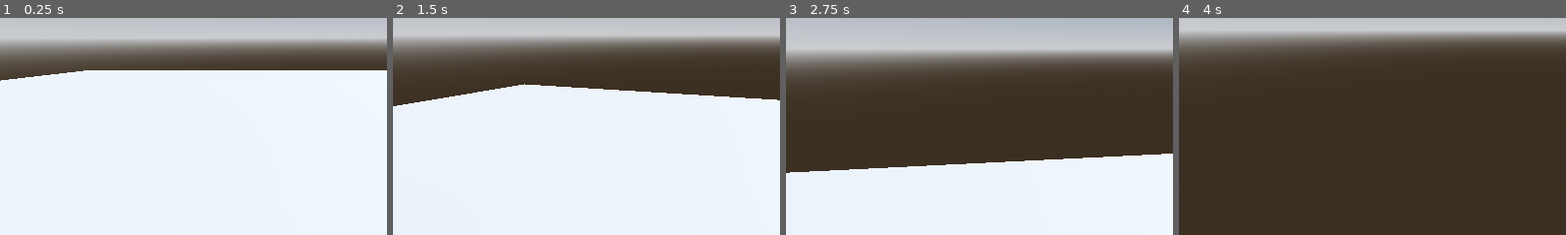
Above: before the commit, frames 1-4 (left to right).
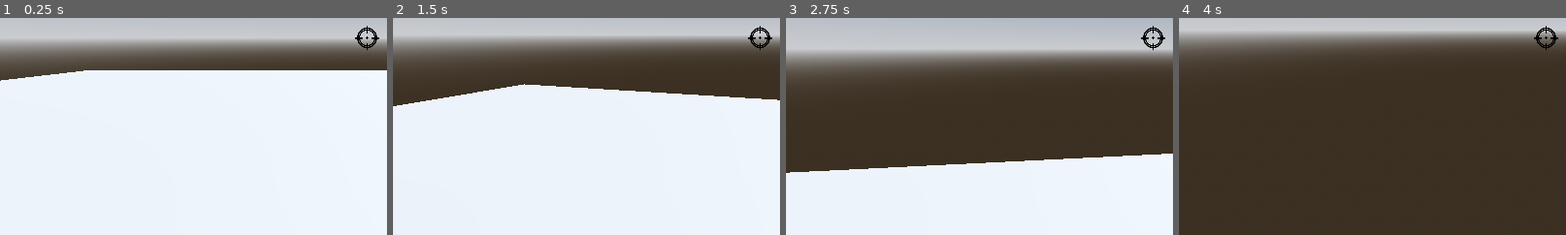
Above: after the commit, the same moments.

Repository: dalton-f/bloodsport
Game: Godot game, scene res://Entities/World/World.tscn
Two runs of this game, one before a commit and one after it. Both use one fixed random seed, a clock stepped at 60 frames per second and the inputs below.
Inputs (mouse positions are % of the whole screen's width and height, from its top left):
- Up to frame 1 (0.25 s): no input
- Up to frame 2 (1.5 s): move the mouse to (55, 50) at 0.52 s; press the mouse at (55, 50) at 0.53 s; hold W (up) from 0.53 s (still down); tap Space (jump) at 0.77 s; move the mouse to (45, 50) at 1.27 s; release the mouse at (45, 50) at 1.28 s; tap Shift (sprint) at 1.35 s
- Up to frame 3 (2.75 s): keep holding W (up); tap Space (jump) at 1.52 s; move the mouse to (52, 48) at 2.02 s; press the mouse at (52, 48) at 2.03 s
- Up to frame 4 (4 s): keep holding W (up); move the mouse to (49, 52) at 2.77 s; release the mouse at (49, 52) at 2.78 s; tap Shift (sprint) at 2.85 s; tap Space (jump) at 3.02, 3.77 s; move the mouse to (57, 51) at 3.52 s; press the mouse at (57, 51) at 3.53 s
The pictures show only the part of the screen within x 3-53%, y 45-95%; the shares and areas given below are measured in that part.

The runs differ from the first frame. In frame 1, 0.2% of the frame differs, in the area x 91-98%, y 3-15%; in frame 2, 0.2%; in frame 3, 0.2%, in the area x 91-98%, y 3-16%; in frame 4, 0.2%.

Commit message:
Create audio manager

Diff:
--- a/Entities/Player/Player.tscn
+++ b/Entities/Player/Player.tscn
@@ -1,9 +1,10 @@
-[gd_scene load_steps=7 format=3 uid="uid://cyfhijj5hleol"]
+[gd_scene load_steps=8 format=3 uid="uid://cyfhijj5hleol"]
 
 [ext_resource type="Script" uid="uid://cbreicnryvtal" path="res://Entities/Player/Player.gd" id="1_e5kic"]
 [ext_resource type="PackedScene" uid="uid://bqu265gwb7udo" path="res://Entities/Components/HealthComponent/HealthComponent.tscn" id="2_ww0jn"]
 [ext_resource type="Resource" uid="uid://ccvkywt6kioot" path="res://Entities/Weapons/WeaponTypes/Pistol/Pistol.tres" id="3_1des2"]
 [ext_resource type="PackedScene" uid="uid://4elhg0akudo3" path="res://Entities/Weapons/WeaponsManager/WeaponsManager.tscn" id="3_vweq0"]
+[ext_resource type="Texture2D" uid="uid://bebn7ogyb57ci" path="res://Assets/Textures/crosshair.png" id="5_an6q6"]
 
 [sub_resource type="CapsuleMesh" id="CapsuleMesh_u36tg"]
 
@@ -29,3 +30,30 @@
 weapon_data = ExtResource("3_1des2")
 
 [node name="HealthComponent" parent="." instance=ExtResource("2_ww0jn")]
+
+[node name="CanvasLayer" type="CanvasLayer" parent="."]
+
+[node name="UI" type="Control" parent="CanvasLayer"]
+layout_mode = 3
+anchors_preset = 15
+anchor_right = 1.0
+anchor_bottom = 1.0
+grow_horizontal = 2
+grow_vertical = 2
+mouse_filter = 2
+
+[node name="TextureRect" type="TextureRect" parent="CanvasLayer/UI"]
+layout_mode = 1
+anchors_preset = 8
+anchor_left = 0.5
+anchor_top = 0.5
+anchor_right = 0.5
+anchor_bottom = 0.5
+offset_left = -20.0
+offset_top = -20.0
+offset_right = 20.0
+offset_bottom = 20.0
+grow_horizontal = 2
+grow_vertical = 2
+texture = ExtResource("5_an6q6")
+expand_mode = 3
--- /dev/null
+++ b/Entities/Singletons/AudioManager.gd
@@ -0,0 +1,32 @@
+extends Node
+
+# Music and SFX AudioStreamPlayers
+var music_player: AudioStreamPlayer
+var sfx_player: AudioStreamPlayer
+
+# Volume controls
+var music_volume: float = 0.6
+var sfx_volume: float = 0.6
+
+func _ready():
+	# Create audio players dynamically
+	music_player = AudioStreamPlayer.new()
+	add_child(music_player)
+	music_player.bus = "Music"
+
+	sfx_player = AudioStreamPlayer.new()
+	add_child(sfx_player)
+	sfx_player.bus = "SFX"
+
+# Play music
+func play_music(track: AudioStream, loop: bool=true):
+	music_player.stream = track
+	music_player.loop = loop
+	music_player.volume_db = linear_to_db(music_volume)
+	music_player.play()
+
+# Play sound effect
+func play_sfx(effect: AudioStream):
+	sfx_player.stream = effect
+	sfx_player.volume_db = linear_to_db(sfx_volume)
+	sfx_player.play()
--- a/project.godot
+++ b/project.godot
@@ -14,6 +14,10 @@
 run/main_scene="uid://jyw067d6b7a1"
 config/features=PackedStringArray("4.5", "Forward Plus")
 config/icon="res://icon.svg"
+
+[autoload]
+
+AudioManager="*res://Entities/Singletons/AudioManager.gd"
 
 [input]
 
Binary file added: Assets/Textures/crosshair.png
Not shown, added: Assets/Textures/crosshair.png.import
Not shown, added: Entities/Singletons/AudioManager.gd.uid
